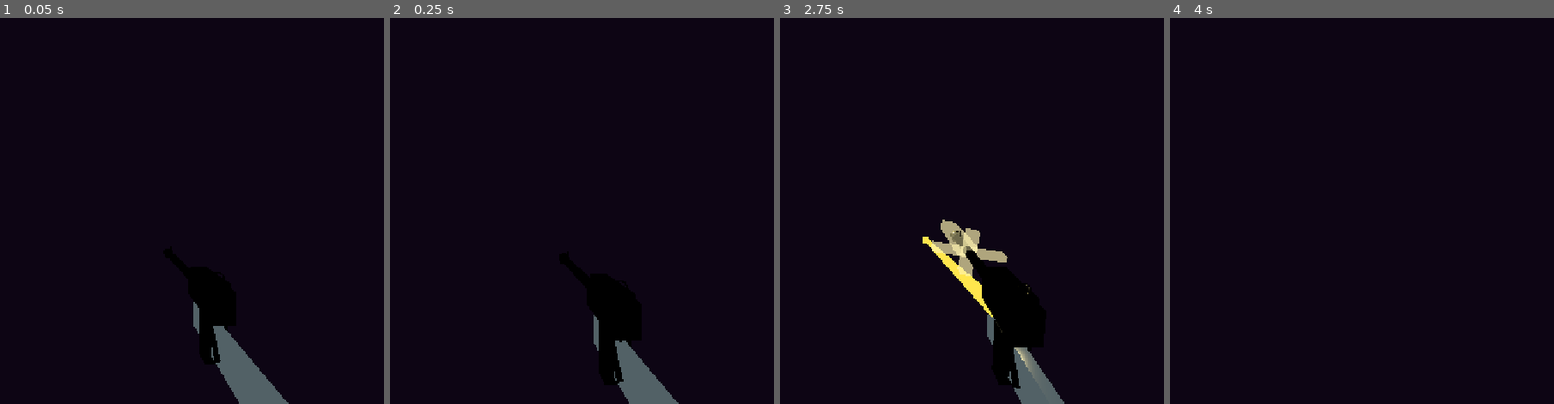
Above: before the commit, frames 1-4 (left to right).
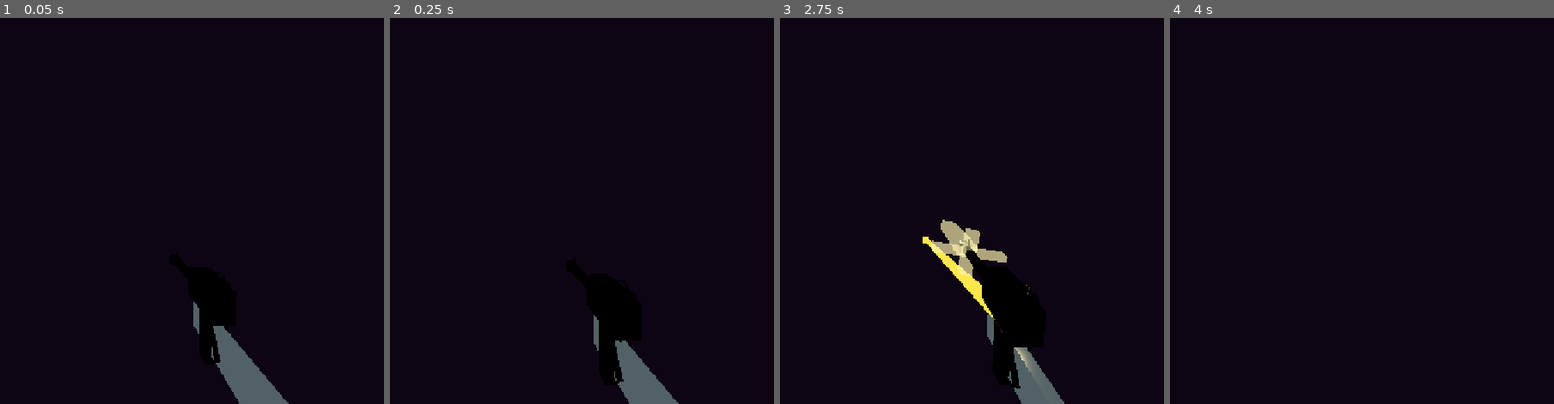
Above: after the commit, the same moments.

Repository: joepio/growing-guns
Game: Godot game, scene res://scenes/player.tscn
Same seed, same stepped clock (60 frames per second), same inputs: the game is played once before the commit and once after it. This scene is started directly instead of the project's main scene. Sound files missing from this copy of the repository are replaced by a short silence.
Inputs (mouse positions are in pixels of both pictures, inside the frame that each line leads up to):
- Up to frame 1 (0.05 s): no input
- Up to frame 2 (0.25 s): no input
- Up to frame 3 (2.75 s): tap Enter at 0.5 s; move the mouse to (945, 211) at 0.52 s; hold W (move_forward) from 0.53 s (still down); tap Space (jump) at 0.6, 0.77, 1.07, 1.52, 1.55, 1.82, 2, 2.3 s; click (945, 211) at 0.67 s; move the mouse to (872, 211) at 1.27 s; tap Shift (dash) at 1.35 s; move the mouse to (922, 203) at 2.02 s; press the mouse at (922, 203) at 2.03 s
- Up to frame 4 (4 s): keep holding W (move_forward); move the mouse to (1289, 218) at 2.77 s; release the mouse at (1289, 218) at 2.78 s; right-click (1289, 218) at 2.85 s; click (1289, 218) at 2.92 s; tap Space (jump) at 3.02, 3.05, 3.32, 3.77, 3.8 s; tap Enter at 3.5 s; move the mouse to (1346, 214) at 3.52 s; tap Tab at 3.6 s

The runs differ from the first frame. In frame 3, 0.1% of the frame differs, in the area x 44-50%, y 55-60%; in frame 4, nothing differs.

Commit message:
Better sniper look

Diff:
--- a/scripts/player.gd
+++ b/scripts/player.gd
@@ -127,6 +127,9 @@
 var _walk_bob_phase: float = 0.0
 var _gun_jump_bump: float = 0.0
 var _gun_tilt_z: float = 0.0
+# Long barrels sit further back against the shoulder; updated when the
+# weapon changes via _update_gun_visuals.
+var _gun_pull_back: Vector3 = Vector3.ZERO
 # Dynamic shot-to-shot spread: each fire adds weapon.recoil_per_shot, decays
 # back to zero. Combined with weapon.spread + movement bonus at fire time.
 var _recoil_spread: float = 0.0
@@ -530,7 +533,7 @@
 	var input_x_tilt: float = Input.get_axis("move_right", "move_left")
 	_gun_tilt_z = lerp(_gun_tilt_z, deg_to_rad(input_x_tilt * GUN_STRAFE_TILT_DEG), clampf(delta * 8.0, 0.0, 1.0))
 
-	muzzle.position = _muzzle_rest_pos + Vector3(bob_x, bob_y - _gun_jump_bump, muzzle_kick_z) + melee_offset + reload_offset
+	muzzle.position = _muzzle_rest_pos + Vector3(bob_x, bob_y - _gun_jump_bump, muzzle_kick_z) + melee_offset + reload_offset + _gun_pull_back
 	# Don't fight the melee tween while it's running.
 	if not (_melee_tween and _melee_tween.is_valid()):
 		muzzle.rotation.z = _gun_tilt_z
@@ -729,7 +732,9 @@
 	get_tree().current_scene.add_child(bullet)
 	bullet.setup(origin, dir, shooter_id, w)
 
-	_spawn_muzzle_flash(w.bullet_color, w.bullet_scale)
+	# Muzzle flash scales with bullet size AND damage so heavy rounds boom.
+	var dmg_ratio: float = clampf(w.get_damage() / Weapon.BASE_DAMAGE, 0.5, 4.0)
+	_spawn_muzzle_flash(w.bullet_color, w.bullet_scale * sqrt(dmg_ratio))
 
 func _apply_bullet_splash(pos: Vector3, radius: float, damage: float, shooter_id: int) -> void:
 	for p: Node3D in get_tree().get_nodes_in_group("players"):
@@ -2200,6 +2205,11 @@
 	# stat→geometry mapping lives in procedural_gun.gd.
 	if _procedural_gun and _procedural_gun.has_method("apply_weapon_stats"):
 		_procedural_gun.apply_weapon_stats(weapon)
+		# Long barrels = pull the gun back against the shoulder (positive Z is
+		# behind the camera). 0.5 m barrel = no offset; 1.4 m = 0.45 m back.
+		var bl: float = float(_procedural_gun.get("barrel_length"))
+		var pull: float = clampf((bl - 0.5) * 0.5, 0.0, 0.45)
+		_gun_pull_back = Vector3(0.0, 0.0, pull)
 
 	# Blade — under the gun, grows with melee damage × reach. BIG SWORD makes
 	# it very obviously a sword; default melee keeps it a small knife.
--- a/scripts/procedural_gun.gd
+++ b/scripts/procedural_gun.gd
@@ -21,6 +21,7 @@
 @export var barrel_radius: float = 0.022 : set = _set_barrel_radius
 @export var muzzle_flare: float = 1.55 : set = _set_muzzle_flare  # muzzle radius = barrel_radius × this
 @export var muzzle_length: float = 0.05 : set = _set_muzzle_length
+@export var wide_muzzle: bool = false : set = _set_wide_muzzle  # Havoc-style wide rectangular muzzle
 
 @export_group("Magazine")
 @export var mag_size: Vector3 = Vector3(0.08, 0.16, 0.06) : set = _set_mag_size
@@ -76,6 +77,7 @@
 func _set_barrel_radius(v: float) -> void:          barrel_radius = v;        _rebuild()
 func _set_muzzle_flare(v: float) -> void:           muzzle_flare = v;         _rebuild()
 func _set_muzzle_length(v: float) -> void:          muzzle_length = v;        _rebuild()
+func _set_wide_muzzle(v: bool) -> void:             wide_muzzle = v;          _rebuild()
 func _set_mag_size(v: Vector3) -> void:             mag_size = v;             _rebuild()
 func _set_mag_offset_z(v: float) -> void:           mag_offset_z = v;         _rebuild()
 func _set_mag_tilt_deg(v: float) -> void:           mag_tilt_deg = v;         _rebuild()
@@ -156,14 +158,21 @@
 		return
 	_suppress_rebuild = true
 
+	# Barrel length curve: a steep power so the default gun stays modest and
+	# only very tight-spread builds (SNIPER, stacked accuracy) earn the long
+	# barrel. Max ~1.4 m at spread 0; ~0.42 m at default spread.
 	var spread_factor: float = clampf(1.0 - w.spread / 0.05, 0.0, 1.0)
-	barrel_length = lerpf(0.22, 0.7, spread_factor)
-
-	barrel_radius = clampf(0.022 * w.bullet_scale, 0.012, 0.08)
+	barrel_length = lerpf(0.20, 1.4, pow(spread_factor, 10.0))
+
+	# Damage and bullet size both fatten the barrel — heavier rounds need a
+	# beefier barrel; the muzzle flare scales with it automatically.
+	var dmg_factor: float = clampf((w.damage_mult - 1.0) / 4.0, 0.0, 1.0)
+	var dmg_barrel_scale: float = lerpf(1.0, 1.7, dmg_factor)
+	barrel_radius = clampf(0.022 * w.bullet_scale * dmg_barrel_scale, 0.012, 0.10)
 	barrel_count = w.get_shots_per_trigger()
 
-	var dmg_factor: float = clampf((w.damage_mult - 1.0) / 4.0, 0.0, 1.0)
-	receiver_size = Vector3(0.075, 0.10, 0.26) * lerpf(1.0, 1.55, dmg_factor)
+	# Receiver stays at its authored base size — damage drives the barrel now.
+	receiver_size = Vector3(0.075, 0.10, 0.26)
 	var rounds: int = w.get_mag_size()
 	mag_drum = rounds > 30
 	if mag_drum:
@@ -181,6 +190,8 @@
 	# SNIPER drops it to 0. Threshold 0.003 rad (~0.17°) fires for any sniper-
 	# class build but not casual accuracy buffs.
 	has_scope = w.spread < 0.003
+	# Very heavy hitters get a Havoc-style wide rectangular muzzle.
+	wide_muzzle = w.damage_mult >= 3.0
 
 	_suppress_rebuild = false
 	_rebuild()
@@ -225,7 +236,12 @@
 	for i in n_barrels:
 		var bx: float = (float(i) - float(n_barrels - 1) * 0.5) * barrel_pitch
 		_add_cylinder("Barrel%d" % i, barrel_radius, barrel_radius, barrel_length, Vector3(bx, 0, barrel_centre_z), darker_metal)
-		_add_cylinder("Muzzle%d" % i, muzzle_r, muzzle_r * 0.85, muzzle_length, Vector3(bx, 0, muzzle_centre_z), darker_metal)
+		if wide_muzzle:
+			# Havoc-style: a wide horizontal slab in place of the cone muzzle.
+			var slab_size := Vector3(barrel_radius * 4.5, barrel_radius * 1.6, muzzle_length)
+			_add_box("Muzzle%d" % i, slab_size, Vector3(bx, 0, muzzle_centre_z), darker_metal)
+		else:
+			_add_cylinder("Muzzle%d" % i, muzzle_r, muzzle_r * 0.85, muzzle_length, Vector3(bx, 0, muzzle_centre_z), darker_metal)
 
 	# Magazine — box (default) or drum (Tommy-gun style cylinder, axis along X)
 	# when mag_drum is on.
@@ -244,9 +260,9 @@
 		dm.radial_segments = 24
 		drum.mesh = dm
 		drum.material_override = darker_metal
-		# Cylinder default axis = Y; rotate 90° around Z so the axis lies along X
-		# (drum face visible from the side, edge from the front).
-		drum.rotation = Vector3(0, 0, PI * 0.5)
+		# Cylinder default axis = Y; rotate 90° around X so the axis lies along Z
+		# (drum face visible from the front, thin edge from the side).
+		drum.rotation = Vector3(PI * 0.5, 0, 0)
 		drum.position = Vector3(0, drum_y, mag_offset_z)
 		add_child(drum)
 		_finalize_owner(drum)
